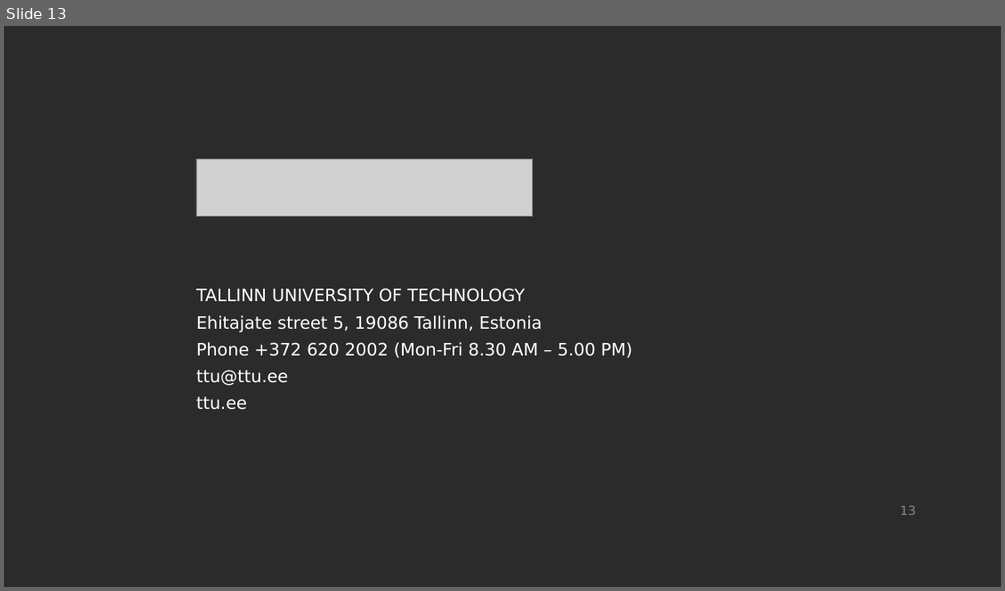
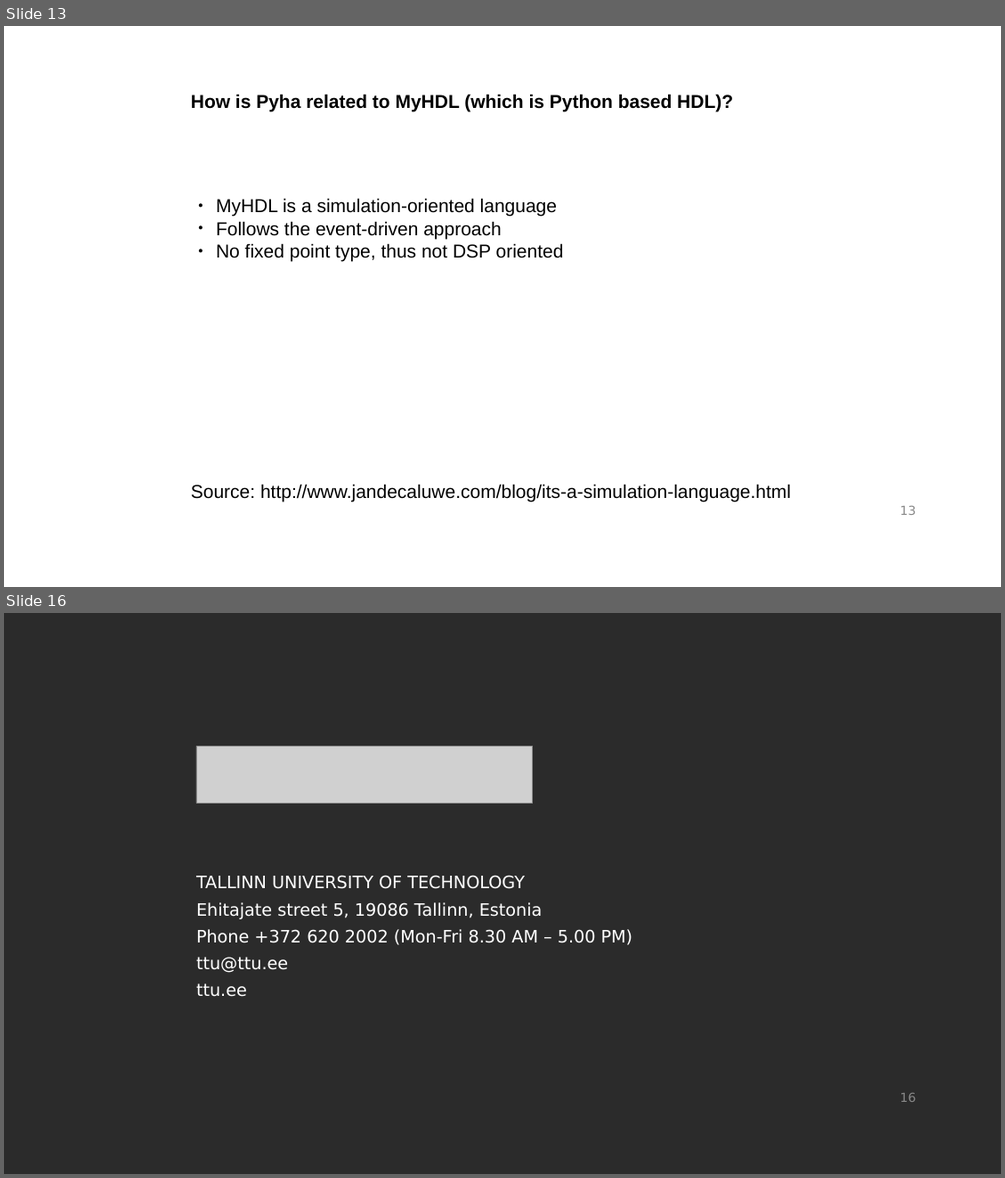
Before and after one commit to gasparka/thesis, a slide deck: presentation.odp. Shown one above the other, each under a label of ours: slide 13 before the commit, slides 13 and 16 after it; the slides between them are not shown. The pictures are 1005x591 and 1005x1178 pixels, drawn with LibreOffice and Linux fonts; fonts in the diff are those of the drawing; grey boxes stand for pictures; background and template pictures are left out; a plain dark background stands for a picture behind light text. Boxes give left, top, right and bottom in pixels: in the first picture for what was removed or moved away, otherwise in the second. Text is boxed around its words. In the diff, an @@ line names an element or a change of style, - is before the commit and + after.

```diff
--- a/presentation.odp
+++ b/presentation.odp
@@ slide 13 added at [4, 26, 1001, 587], background #FFFFFF; not listed: 1 template element that a slide beside it also shows @@
@@ text added at [191, 94, 733, 111], 18 pt, text #000000, bold @@
+How is Pyha related to MyHDL (which is Python based HDL)?
@@ text added at [216, 198, 564, 261], 18 pt, text #000000 @@
+● MyHDL is a simulation-oriented language
+● Follows the event-driven approach
+● No fixed point type, thus not DSP oriented
@@ text added at [191, 483, 791, 502], 18 pt, text #000000 @@
+Source: http://www.jandecaluwe.com/blog/its-a-simulation-language.html
@@ what was slide 13 is now slide 16 @@
@@ page number at [900, 1093, 916, 1102]: text changed @@
-13
+16
```
Also in this commit, not shown: 3 slides changed, 6 other slides added, 4 slides removed, 3 other files.
